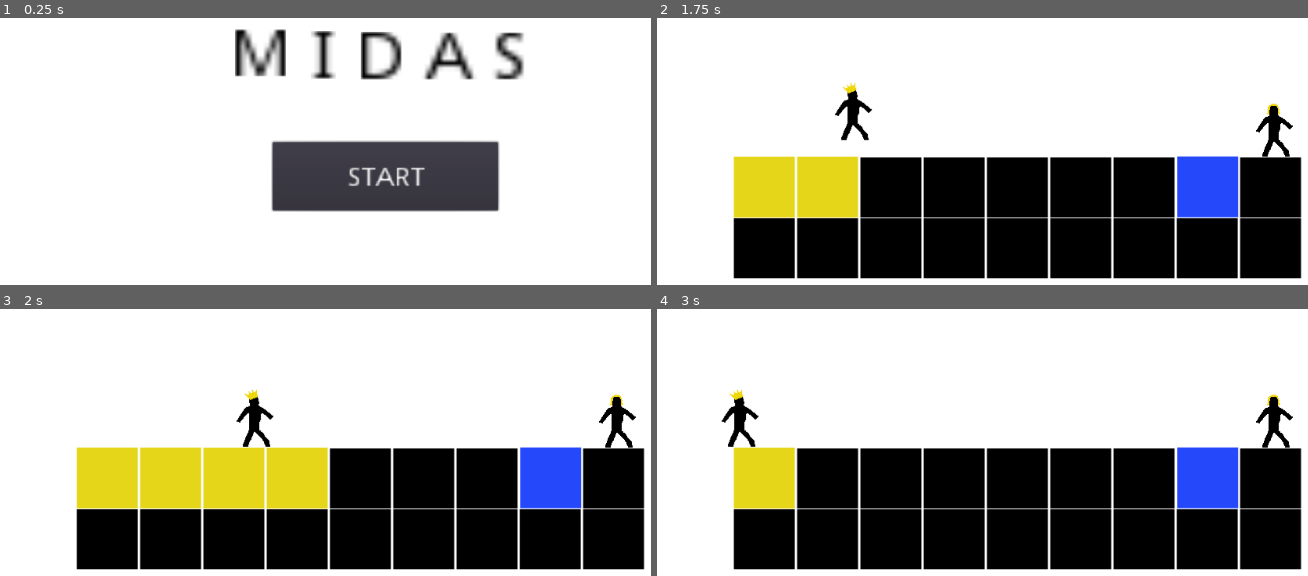
Above: before the commit, frames 1-4 (two rows, left to right).
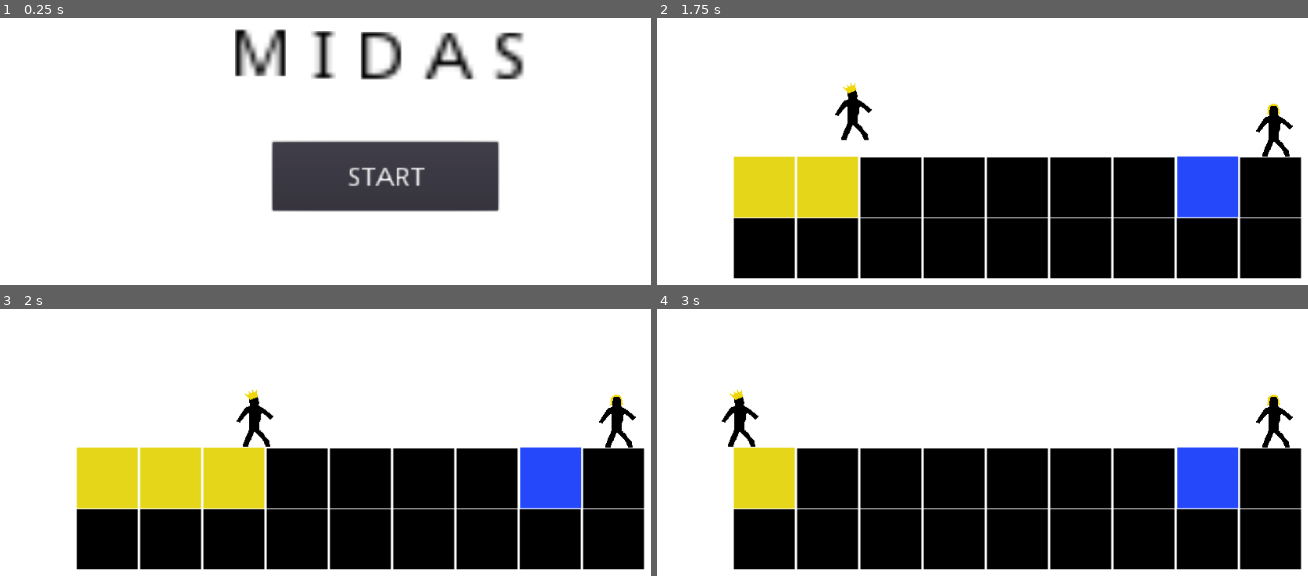
Above: after the commit, the same moments.

Repository: meburns/midas
Game: Godot game, scene res://src/Menu.tscn
Two runs of this game, one before a commit and one after it. Both use one fixed random seed, a clock stepped at 60 frames per second and the inputs below.
Inputs:
- Up to frame 1 (0.25 s): no input
- Up to frame 2 (1.75 s): click "START" at 0.5 s; tap Enter (ui_accept) at 1.25 s; hold Right (move_right) from 1.28 s (still down); tap R (refresh) at 1.35 s; tap Space (jump) at 1.52 s
- Up to frame 3 (2 s): keep holding Right (move_right)
- Up to frame 4 (3 s): tap R (refresh) at 2.1, 2.85 s; tap Space (jump) at 2.27 s; release Right (move_right) at 2.78 s; hold A (move_left) from 2.78 s (still down)

Frames 1-2 are identical in both runs. In frame 3, 2.2% of the frame differs, in the area x 40-51%, y 51-75%; in frame 4, nothing differs.

Commit message:
Add extra collision shape to block touch detection

Diff:
--- a/src/block.tscn
+++ b/src/block.tscn
@@ -10,7 +10,10 @@
 extents = Vector2( 36.4664, 5.83511 )
 
 [sub_resource type="RectangleShape2D" id=3]
-extents = Vector2( 40.848, 40.6084 )
+extents = Vector2( 36.6566, 41.4886 )
+
+[sub_resource type="RectangleShape2D" id=5]
+extents = Vector2( 42, 35 )
 
 [sub_resource type="RectangleShape2D" id=4]
 extents = Vector2( 31.0896, 6.54963 )
@@ -50,6 +53,10 @@
 position = Vector2( -2.49047, -39.966 )
 shape = SubResource( 3 )
 
+[node name="CollisionShape2D2" type="CollisionShape2D" parent="TouchDetector"]
+position = Vector2( -2.8339, -40.4546 )
+shape = SubResource( 5 )
+
 [node name="BlockDetector" type="Area2D" parent="."]
 position = Vector2( -0.118591, 0 )
 collision_layer = 0
Not shown: 1 places in src/block.tscn that only renumber resources
